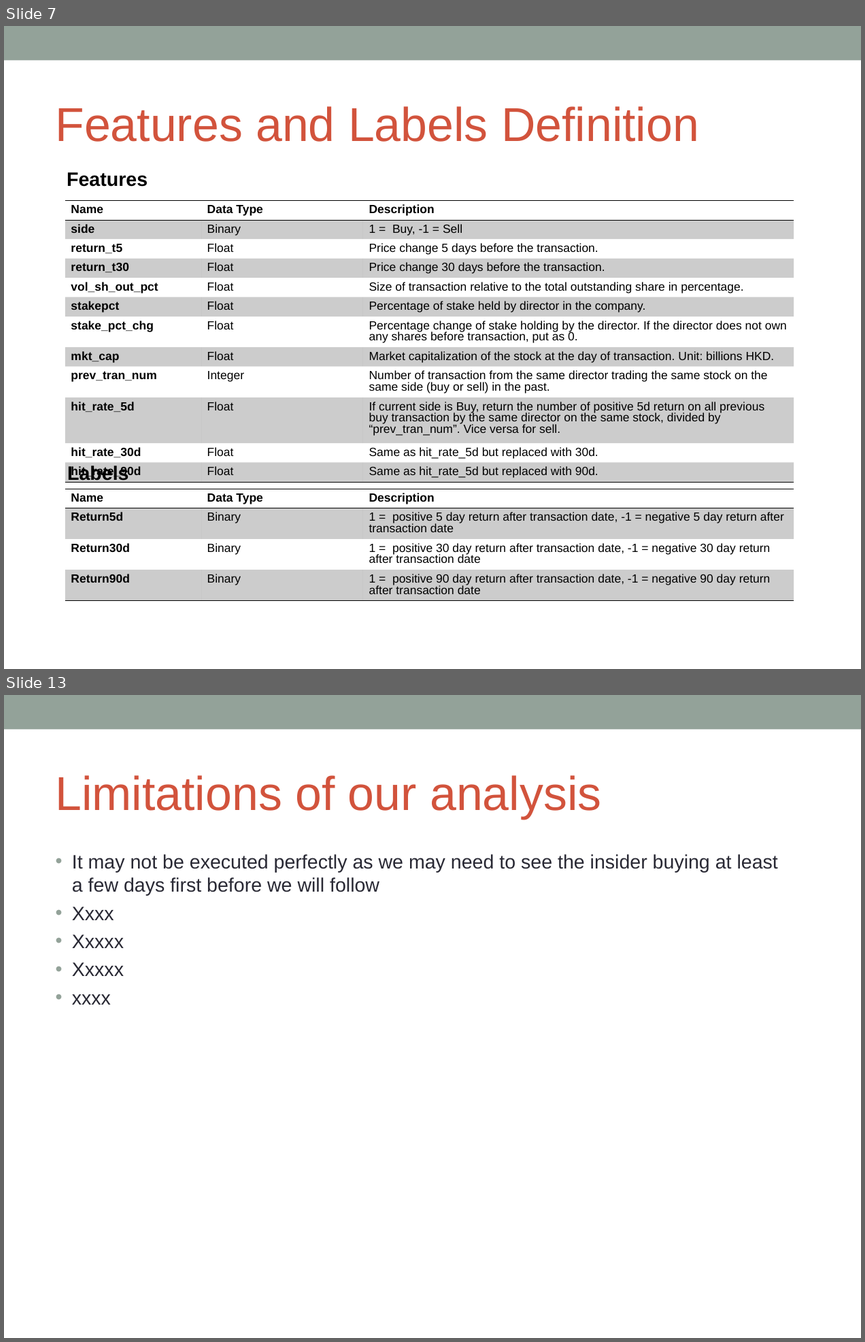
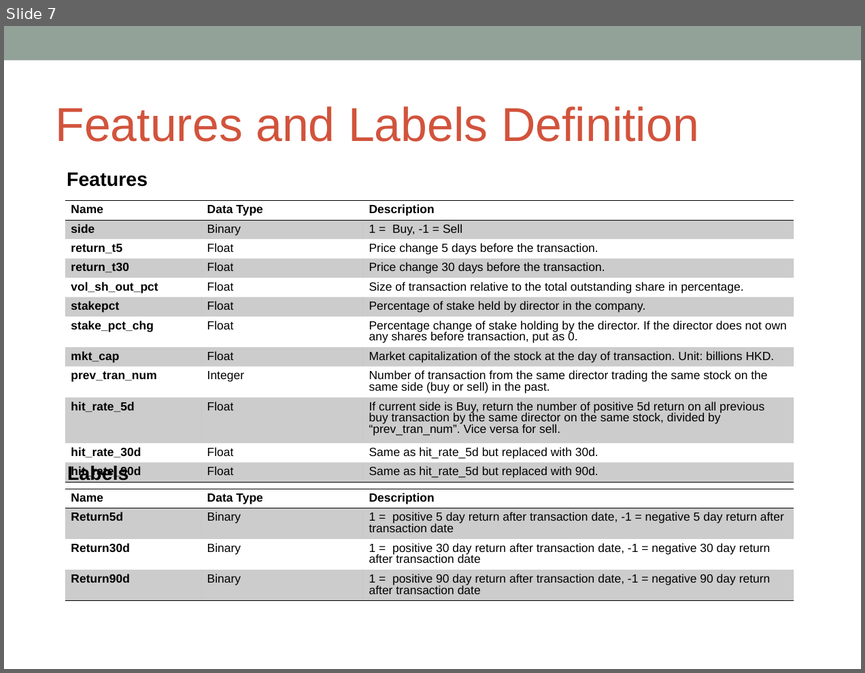
Before and after one commit to gafung/CIML, a slide deck: CIML presentation (Apr 18).ppt. Shown one above the other, each under a label of ours: slides 7 and 13 before the commit, slide 7 after it; the slides between them are not shown. The pictures are 865x1342 and 865x673 pixels, drawn with LibreOffice and Linux fonts; fonts in the diff are those of the drawing. Boxes give left, top, right and bottom in pixels: in the first picture for what was removed or moved away, otherwise in the second. Text is boxed around its words. In the diff, an @@ line names an element or a change of style, - is before the commit and + after.

```diff
--- a/CIML presentation (Apr 18).ppt
+++ b/CIML presentation (Apr 18).ppt
@@ slide 13 removed at (4, 695, 861, 1338), background #FFFFFF; not listed: 1 template element that a slide beside it also shows @@
@@ text removed at (55, 775, 601, 819) @@
-Limitations of our analysis
@@ text removed at (72, 854, 778, 1004) @@
-• It may not be executed perfectly as we may need to see the insider buying at least a few days first before we will follow
-• Xxxx
-• Xxxxx
-• Xxxxx
-• xxxx
```
Also in this commit, not shown: 3 slides changed.
